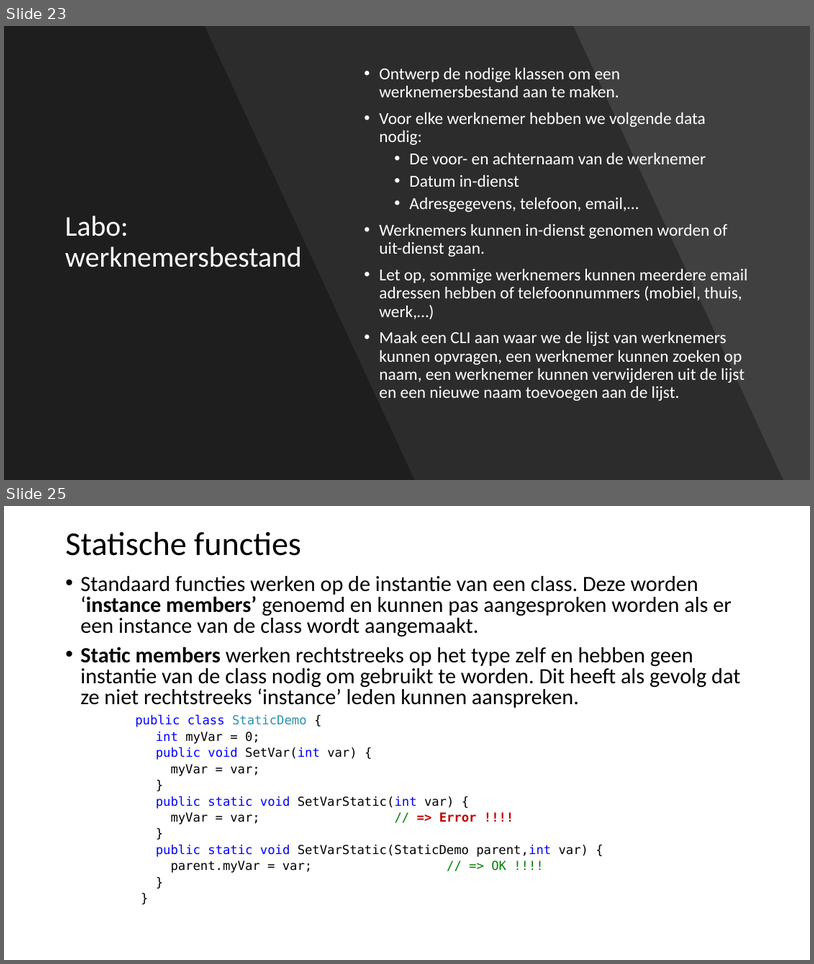
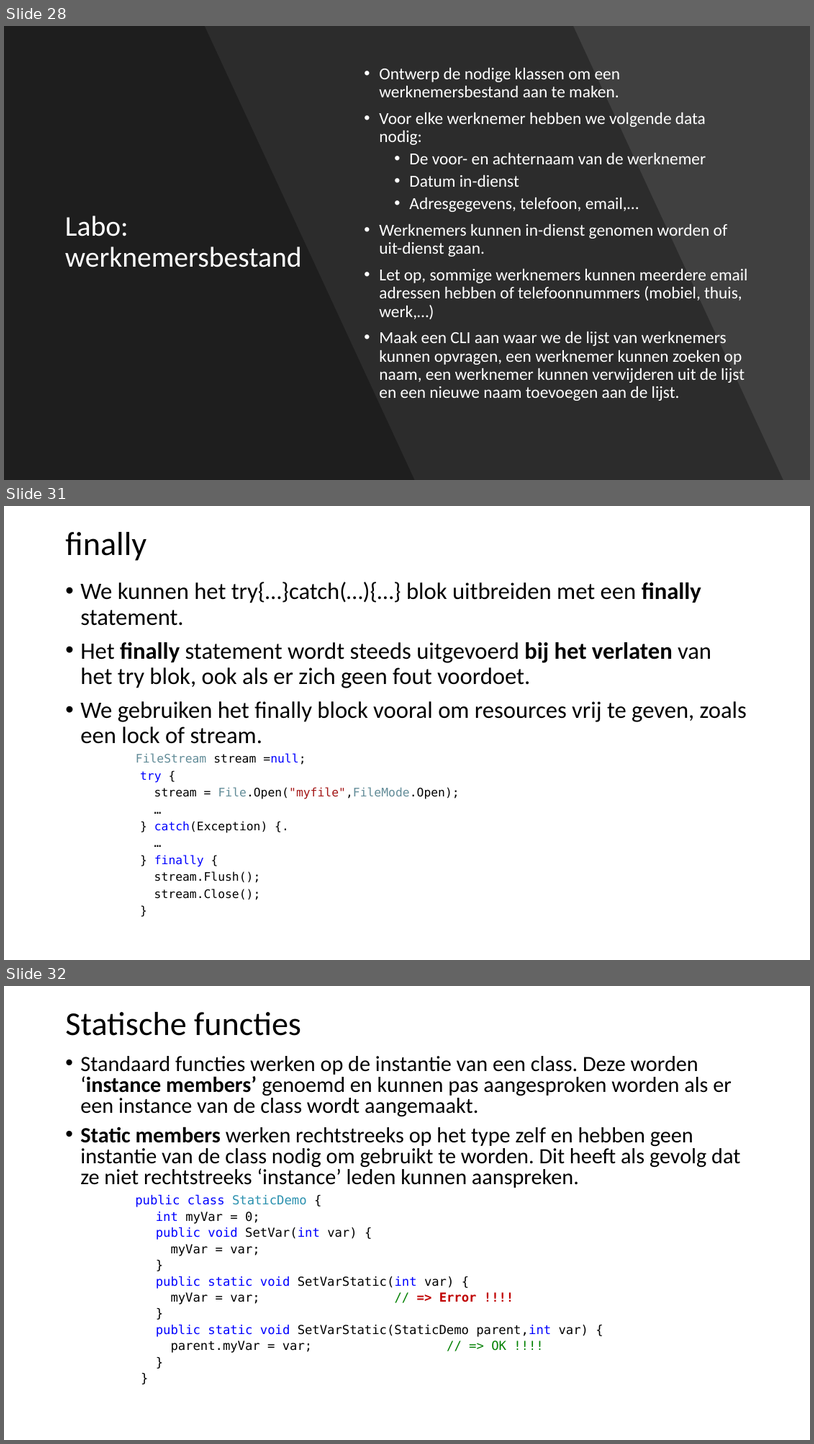
Before and after one commit to filipgeens/Syntra2020, a slide deck: Cursus/BasisCSharp-Coderen.pptx. Shown one above the other, each under a label of ours: slides 23 and 25 before the commit, slides 28, 31 and 32 after it; the slides between them are not shown. The pictures are 814x964 and 814x1444 pixels, drawn with LibreOffice and Linux fonts; fonts in the diff are those of the drawing. Boxes give left, top, right and bottom in pixels: in the first picture for what was removed or moved away, otherwise in the second. Text is boxed around its words. In the diff, an @@ line names an element or a change of style, - is before the commit and + after.

```diff
--- a/Cursus/BasisCSharp-Coderen.pptx
+++ b/Cursus/BasisCSharp-Coderen.pptx
@@ slide 31 added at (x1=4, y1=506, x2=810, y2=960), background #FFFFFF @@
@@ title added at (x1=65, y1=532, x2=147, y2=561), 39.6 pt, text #000000 @@
+finally
@@ text added at (x1=80, y1=582, x2=747, y2=900), 28 pt, text #000000 @@
+• We kunnen het try{…}catch(…){…} blok uitbreiden met een finally statement.
+• Het finally statement wordt steeds uitgevoerd bij het verlaten van het try blok, ook als er zich geen fout voordoet.
+• We gebruiken het finally block vooral om resources vrij te geven, zoals een lock of stream.
+    FileStream stream =null;
+    try {
+    stream = File.Open("myfile",FileMode.Open);
+    …
+    } catch(Exception) {.
+    …
+    } finally {
+    stream.Flush();
+    stream.Close();
+    }
@@ what was slide 23 is now slide 28 @@
@@ what was slide 25 is now slide 32 @@
```
Also in this commit, not shown: 2 other slides added, 1 other file.
